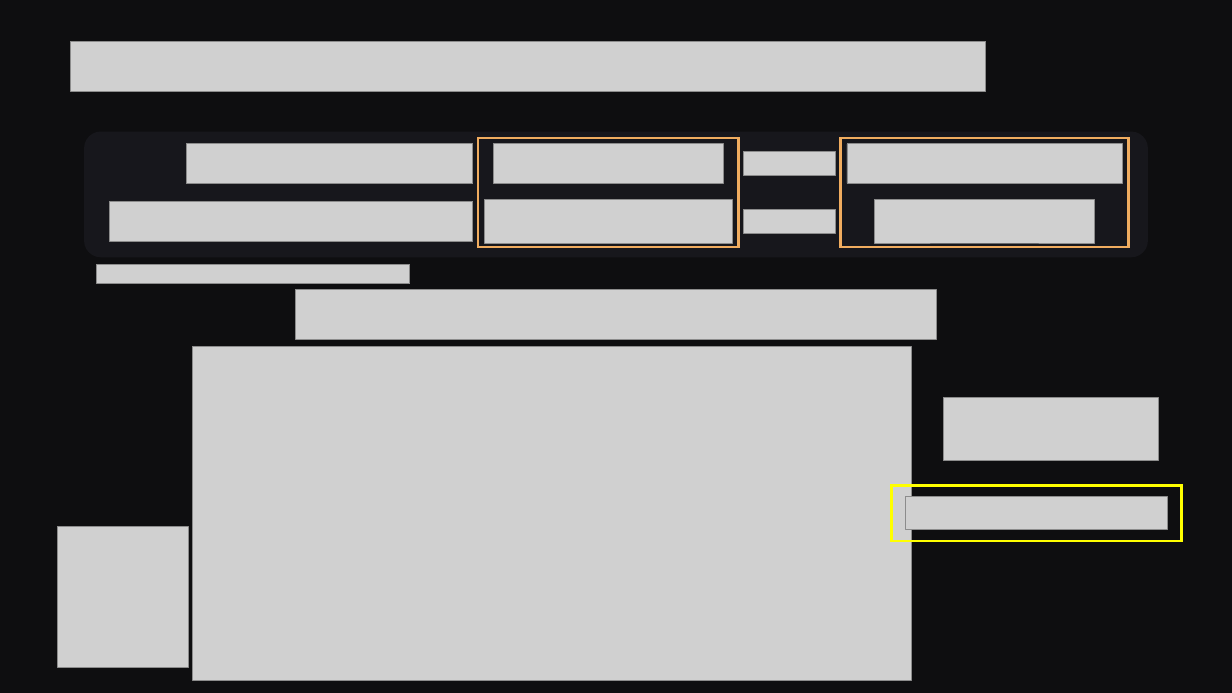
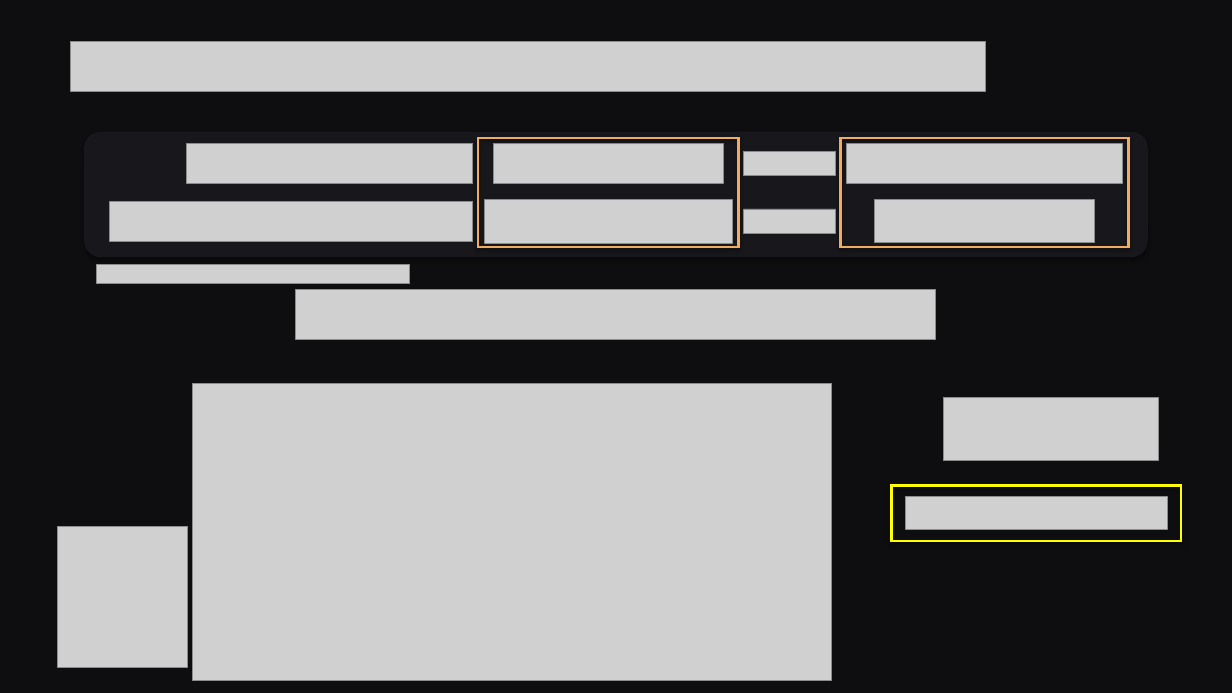
Before and after one commit to mathangip7/Ph534_course_project, a slide deck: slide 9 of presentation/Phase_Estimation_QPE.pptx (slide 10 before the commit). Drawn at 1232x693 pixels with LibreOffice and Linux fonts; fonts in the diff are those of the drawing; grey boxes stand for pictures. Boxes give left, top, right and bottom in pixels: in the first picture for what was removed or moved away, otherwise in the second. Text is boxed around its words. In the diff, an @@ line names an element or a change of style, - is before the commit and + after.

```diff
--- a/presentation/Phase_Estimation_QPE.pptx
+++ b/presentation/Phase_Estimation_QPE.pptx
@@ picture: place and size @@
-picture at [192,347,911,680]
+picture at [192,384,832,680]
@@ rectangle at [892,486,1182,542]: shadow on @@
```
Also in this commit, not shown: 11 other slides changed, 3 slides added, 4 slides removed.
